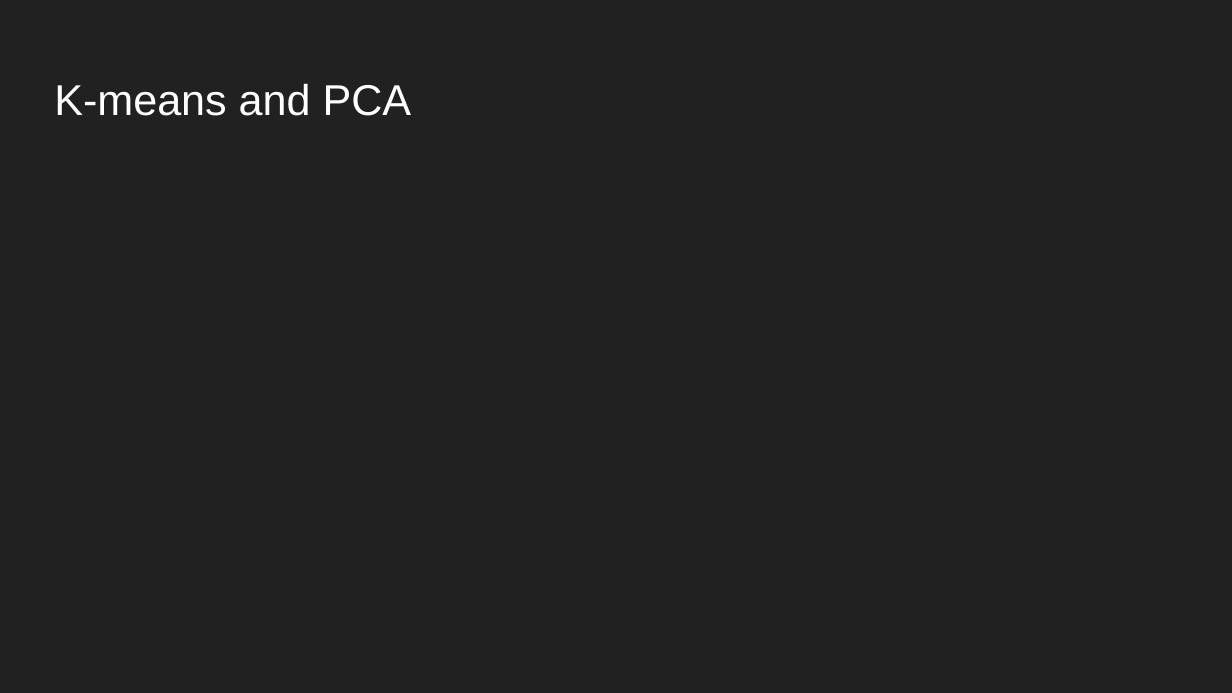
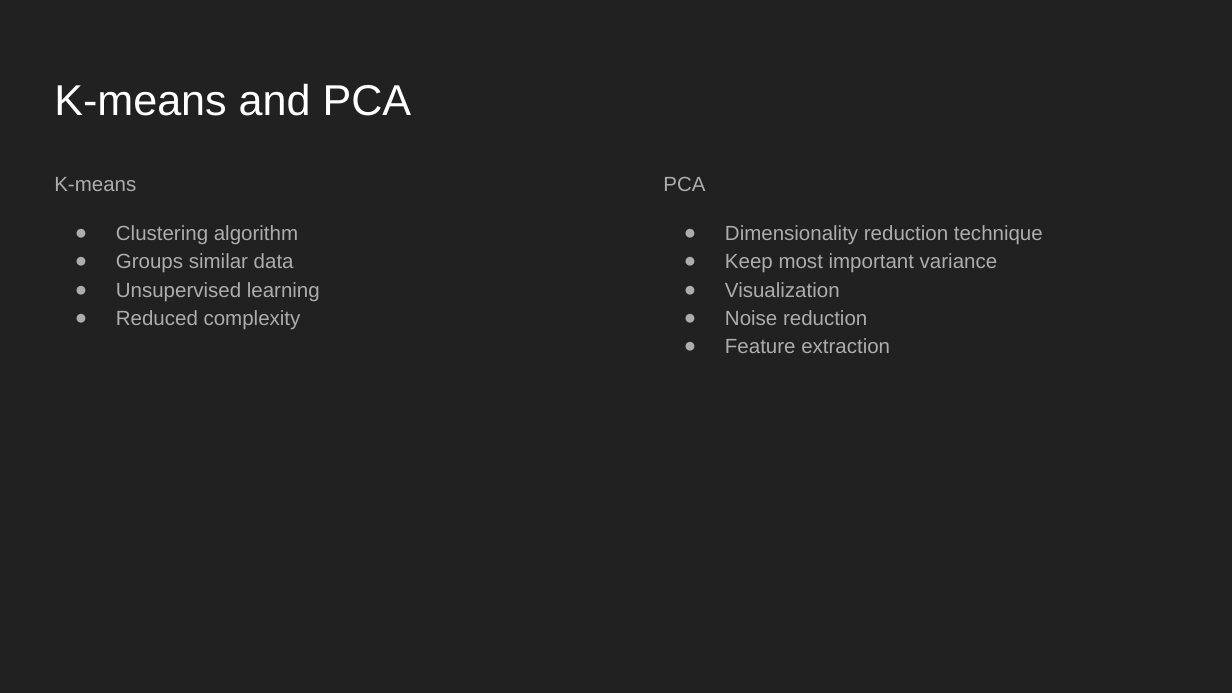
Before and after one commit to CountDer3k/Homework-AIH-2025, a slide deck: slide 8 of HW4 (Self Learning)/Self-Learning Tutorial.pptx. Drawn at 1232x693 pixels with LibreOffice and Linux fonts; fonts in the diff are those of the drawing. Boxes give left, top, right and bottom in pixels: in the first picture for what was removed or moved away, otherwise in the second. Text is boxed around its words. In the diff, an @@ line names an element or a change of style, - is before the commit and + after.

```diff
--- a/HW4 (Self Learning)/Self-Learning Tutorial.pptx
+++ b/HW4 (Self Learning)/Self-Learning Tutorial.pptx
@@ text added at [54, 177, 320, 329], 12 pt, text #ADADAD @@
+K-means
+● Clustering algorithm
+● Groups similar data
+● Unsupervised learning
+● Reduced complexity
@@ text added at [663, 177, 1043, 353], 12 pt, text #ADADAD @@
+PCA
+● Dimensionality reduction technique
+● Keep most important variance
+● Visualization
+● Noise reduction
+● Feature extraction
```
Also in this commit, not shown: 12 other slides changed.
